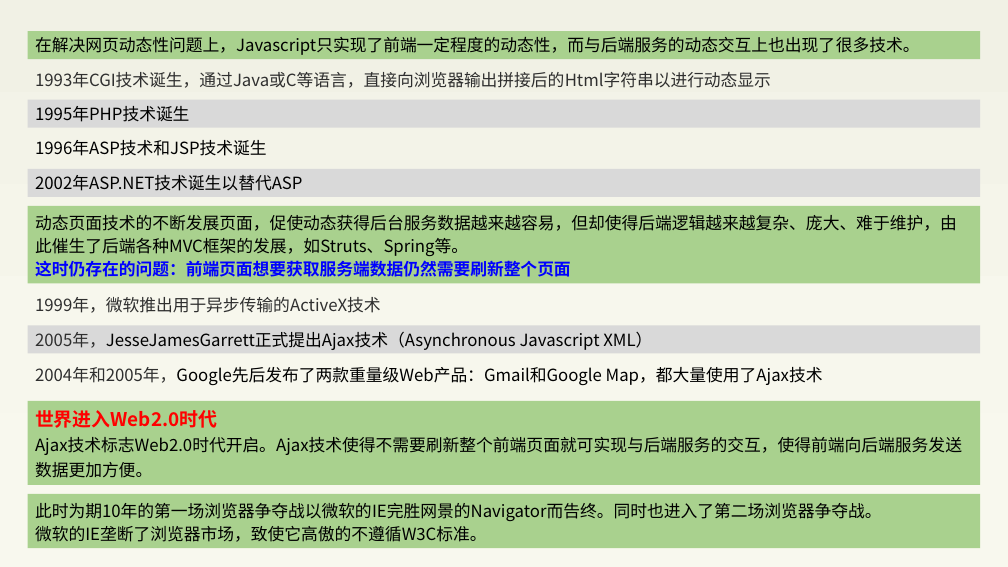
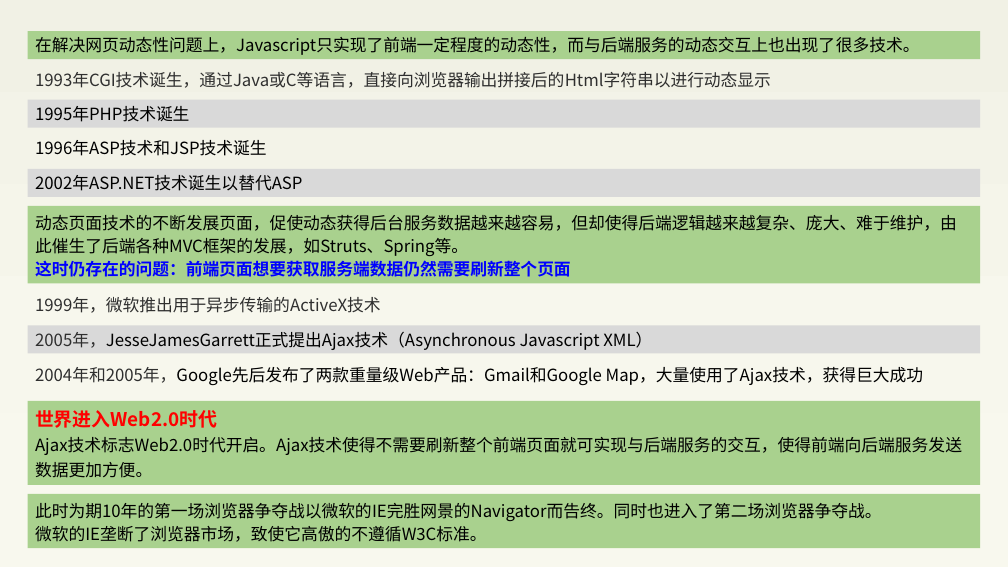
Before and after one commit to BinMarshall/studing, a slide deck: slide 6 of Vue/前端框架—Vue-郝彬彬-20180820.pptx. Drawn at 1008x567 pixels with LibreOffice and Linux fonts; fonts in the diff are those of the drawing. Boxes give left, top, right and bottom in pixels: in the first picture for what was removed or moved away, otherwise in the second. Text is boxed around its words. In the diff, an @@ line names an element or a change of style, - is before the commit and + after.

```diff
--- a/Vue/前端框架—Vue-郝彬彬-20180820.pptx
+++ b/Vue/前端框架—Vue-郝彬彬-20180820.pptx
@@ text at (35, 367, 923, 385): text changed @@
-2004年和2005年，Google先后发布了两款重量级Web产品：Gmail和Google Map，都大量使用了Ajax技术
+2004年和2005年，Google先后发布了两款重量级Web产品：Gmail和Google Map，大量使用了Ajax技术，获得巨大成功
```
Also in this commit, not shown: 12 other slides changed.
